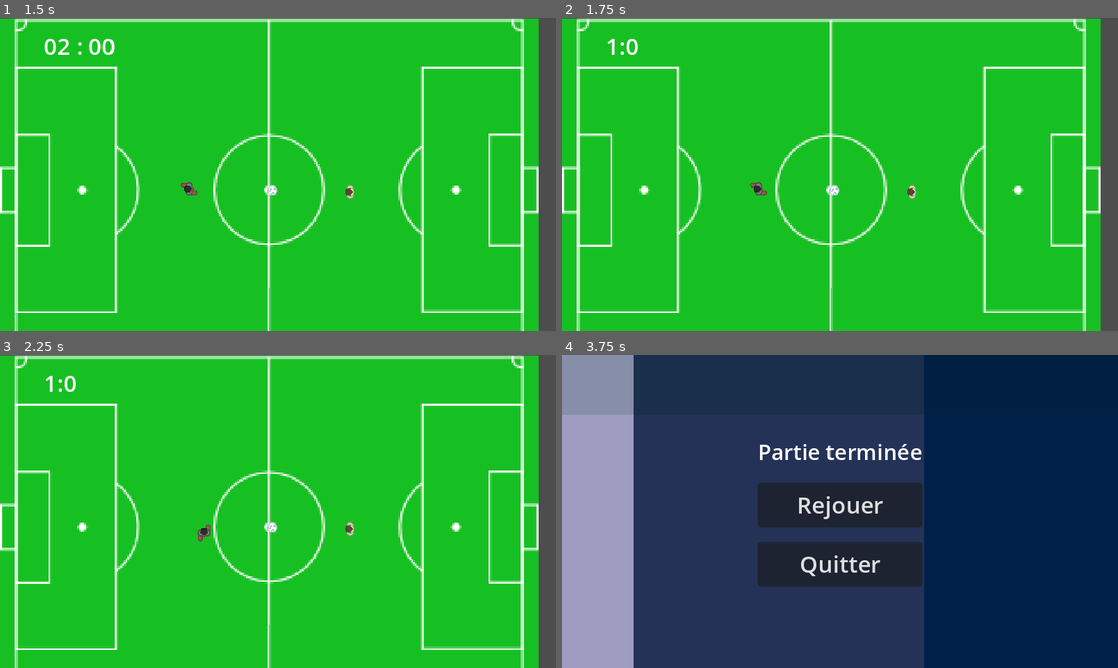
Above: before the commit, frames 1-4 (two rows, left to right).
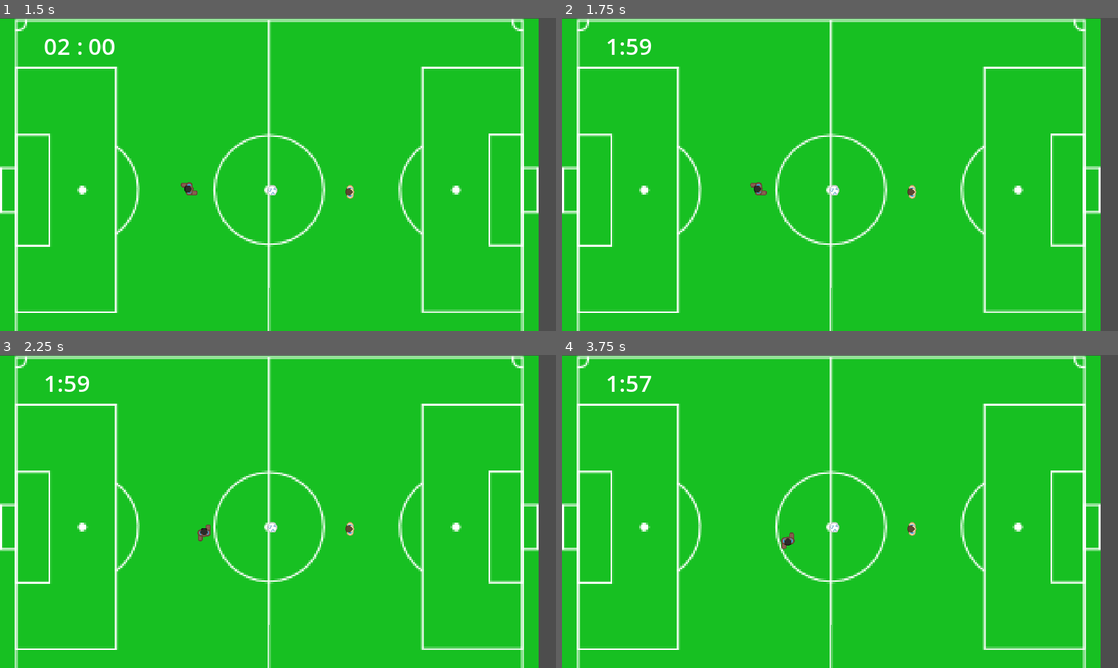
Above: after the commit, the same moments.

Repository: salioundong/TP3_Godot
Game: Godot game, scene res://start_menu.tscn
Same seed, same stepped clock (60 frames per second), same inputs: the game is played once before the commit and once after it.
Inputs:
- Up to frame 1 (1.5 s): click "Démarrer" at 0.5 s; tap Enter at 1.25 s; hold Right (ui_right) from 1.28 s (still down); hold Space (tirer) from 1.28 s (still down)
- Up to frame 2 (1.75 s): keep holding Right (ui_right); keep holding Space (tirer)
- Up to frame 3 (2.25 s): release Right (ui_right) at 2.03 s; release Space (tirer) at 2.03 s; hold Down (ui_down) from 2.03 s (still down); tap Space (tirer) at 2.1 s
- Up to frame 4 (3.75 s): release Down (ui_down) at 2.78 s; hold Right (ui_right) 2.78-3.53 s; hold Space (tirer) 2.78-3.53 s; hold Up (ui_up) from 3.53 s (still down); tap Space (tirer) at 3.6 s

Frame 1 is identical in both runs. In frame 2, 0.1% of the frame differs, in the area x 11-17%, y 6-12%; in frame 3, 0.1%; in frame 4, 100%, in the area x 0-100%, y 0-100%.

Commit message:
optimisation tir du joueur

Diff:
--- a/player.gd
+++ b/player.gd
@@ -2,14 +2,16 @@
 
 @export var speed = 20
 @export var push_force = 1.0
-var SHOOT_FORCE: float = 500.0
+var shoot_force: float = 500.0
+var shoot_force_multiplier: float = 2.0
+var max_distance_for_shoot: float = 50.0  # Ajustez cette valeur selon vos besoins
 
 @onready var animation = $AnimationPlayer
 
 var direction = Vector2.ZERO
 
 var tir = false
-var tir_delai = 0.1
+var tir_delai = 5
 var tir_temps = 0
 
 func _physics_process(delta):
@@ -27,12 +29,10 @@
 	for i in get_slide_collision_count():
 		var c = get_slide_collision(i)
 		if c.get_collider() is Ballon:
-			#si bouton appuyé pendant le delai, duplique push force
-			if Input.is_action_pressed("tirer"):
-				tir = true
-			if tir:
+			# Vérifier la distance avant de permettre le tir
+			if tir and global_position.distance_to(c.get_collider().global_position) < max_distance_for_shoot:
 				print('space')
-				var tir_force = velocity.normalized() * push_force * 2.0
+				var tir_force = velocity.normalized() * shoot_force * shoot_force_multiplier
 				c.get_collider().apply_impulse(tir_force)
 				tir = false
 			else:
@@ -40,10 +40,12 @@
 				print(velocity)
 	move_and_slide()
 
+	if Input.is_action_just_pressed("tirer"):
+		tir = true
+
 	update_animation()
 	if direction != Vector2.ZERO:
 		look_at_direction()
-
 
 func get_input_direction():
 	direction.x = Input.get_action_strength("ui_right") - Input.get_action_strength("ui_left")
@@ -56,7 +58,6 @@
 	else:
 		animation.play("idle")
 
-
 func look_at_direction():
 	if direction != Vector2.ZERO:
 		rotation = direction.angle()
--- a/rigid_body_2d.gd
+++ b/rigid_body_2d.gd
@@ -11,7 +11,3 @@
 		linear_velocity = linear_velocity * 0.9
 
 	pass
-
-
-#func apply_force(force):
-#	acceleration += force
--- a/world.gd
+++ b/world.gd
@@ -1,6 +1,6 @@
 extends Node2D
 
-var startTime = 1
+var startTime = 60
 var sec = startTime
 var minute = 1
 
